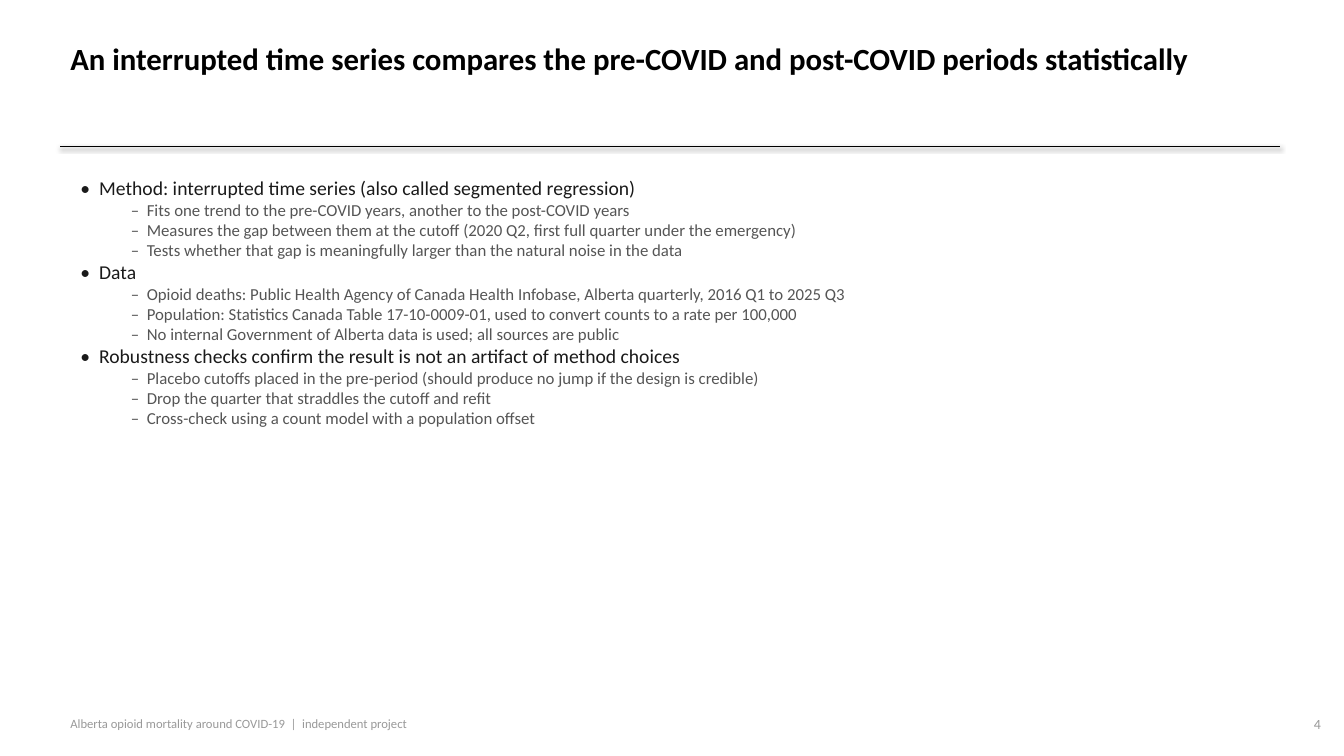
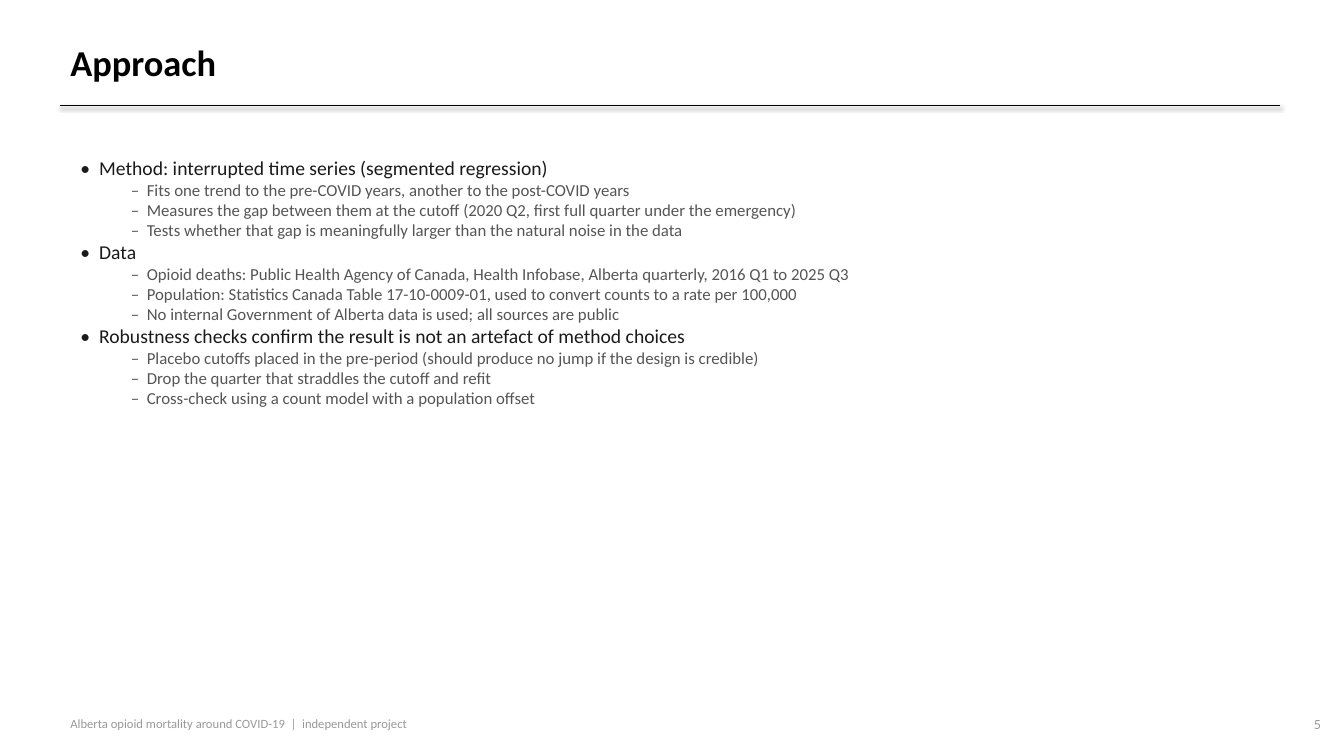
Before and after one commit to Adilbek123/alberta-substance-use-trends, a slide deck: slide 5 of slides.pptx (slide 4 before the commit). Drawn at 1344x756 pixels with LibreOffice and Linux fonts; fonts in the diff are those of the drawing. Boxes give left, top, right and bottom in pixels: in the first picture for what was removed or moved away, otherwise in the second. Text is boxed around its words. In the diff, an @@ line names an element or a change of style, - is before the commit and + after.

```diff
--- a/slides.pptx
+++ b/slides.pptx
@@ text at (x1=70, y1=50, x2=216, y2=82): text changed; size 22 to 26 pt @@
-An interrupted time series compares the pre-COVID and post-COVID periods statistically
+Approach
@@ line moved from (60, 146) - (1280, 146) to (60, 106) - (1280, 106) @@
@@ text "• Method: interrupted time series ..." moved from (x1=99, y1=181, x2=845, y2=427) to (x1=99, y1=161, x2=849, y2=407) @@
@@ text at (x1=99, y1=161, x2=547, y2=179): text changed @@
-• Method: interrupted time series (also called segmented regression)
+• Method: interrupted time series (segmented regression)
@@ text at (x1=147, y1=268, x2=849, y2=283): text changed @@
-  – Opioid deaths: Public Health Agency of Canada Health Infobase, Alberta quarterly, 2016 Q1 to 2025 Q3
+  – Opioid deaths: Public Health Agency of Canada, Health Infobase, Alberta quarterly, 2016 Q1 to 2025 Q3
@@ text at (x1=99, y1=329, x2=685, y2=343): text changed @@
-• Robustness checks confirm the result is not an artifact of method choices
+• Robustness checks confirm the result is not an artefact of method choices
@@ text at (x1=1314, y1=720, x2=1321, y2=729): text changed @@
-4
+5
```
Also in this commit, not shown: 3 other slides changed, 4 slides added, 3 slides removed, 4 other files.
